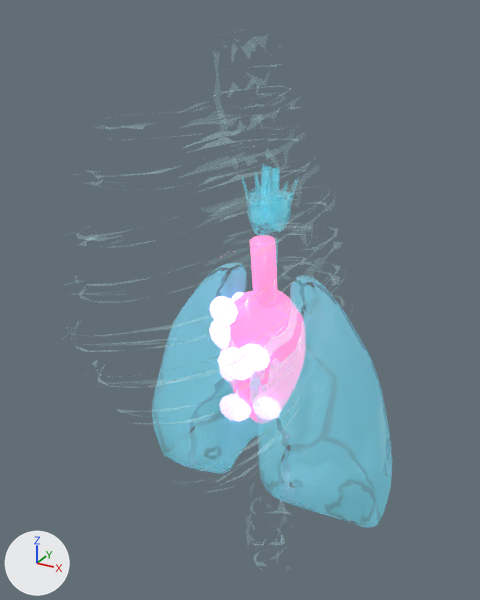
What one commit did to the glTF model app/public/assets/models/custom/heart-anatomical.glb.
The view is the same before and after, from a 50 mm camera at (0.872, -1.797, 2.005) aimed at (-0.13, 0.025, 1.094). Lighting does not change. The marker at lower left points along +X, +Y and +Z. The older version comes first. Where no turn or scale is listed for an object, it has been applied to the vertices. Vertices at exactly the same position are counted once.

Names of what the first picture shows: 'AmyloidAnat_0', 'AmyloidAnat_2', 'AmyloidAnat_3', 'AmyloidAnat_5', 'AmyloidAnat_6', 'AmyloidAnat_7', 'AmyloidAnat_8', 'AortaAnat', 'Heart', 'Lungs', 'Ribcage'.
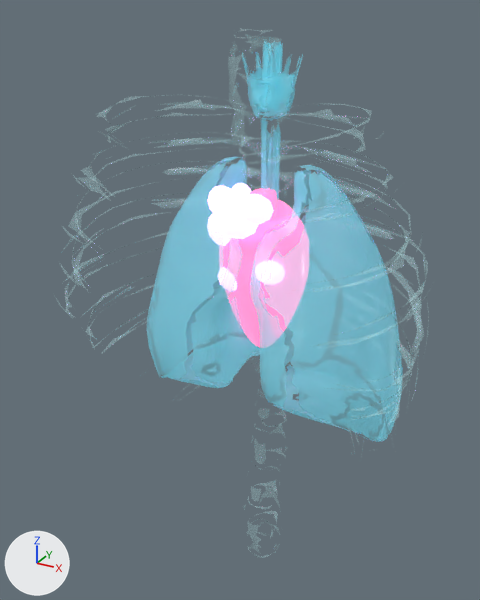
What differs and where, as boxes [x1, y1, x2, y2] in the pictures (480 x 600 px):
'Lungs', moved: before [152, 163, 393, 528]; after [147, 41, 403, 442]
'Ribcage', moved, turned: before [62, 28, 353, 572]; after [54, 28, 435, 558]
'Heart', moved: before [224, 290, 304, 422]; after [223, 200, 304, 347]
'AmyloidAnat_5', moved: before [219, 347, 252, 380]; after [215, 202, 259, 239]
'AmyloidAnat_8', moved: before [237, 344, 270, 372]; after [237, 194, 274, 224]
'AmyloidAnat_2', moved: before [210, 296, 238, 326]; after [207, 185, 238, 215]
'AmyloidAnat_0', moved: before [211, 320, 231, 349]; after [208, 214, 230, 246]
'AmyloidAnat_7', moved (mostly hidden afterwards): before [230, 396, 252, 421]; after [219, 267, 237, 290]
'AmyloidAnat_3', moved: before [232, 292, 244, 302]; after [231, 183, 251, 202]
'AmyloidAnat_6', moved: before [253, 397, 277, 418]; after [261, 260, 271, 283]

The change, as a list of edits to the scene's bpy script:
```text
Change me_pcube1_skellybone_0:
    remove me_pcube1_skellybone_0.from_pydata(...)  # 3306 vertices, 2649 faces; spans x -0.5..0.24, y -0.59..0.62, z 0.01..1.95
    add me_pcube1_skellybone_0.from_pydata(...)  # 3306 vertices, 2649 faces; spans x -0.53..0.68, y -0.47..0.27, z -0.97..0.97
    me_pcube1_skellybone_0 part 1: the whole mesh is turned 90 degrees about the z axis through its middle, then moved by (0.2, -0.11, -0.98)
Change me_object_0:
    remove me_object_0.from_pydata(...)  # 3386 vertices, 3922 faces; spans x -0.471..0.447, y -0.251..0.246, z 0.379..1.574
    add me_object_0.from_pydata(...)  # 3386 vertices, 3922 faces; spans x -0.459..0.459, y -0.248..0.248, z -0.248..0.948
    me_object_0 part 2: the whole mesh is moved by (0.012, 0.003, -0.627)
Change me_sphere:
    remove me_sphere.from_pydata(...)  # 3682 vertices, 7360 faces; spans x -0.168..0.128, y -0.142..0.102, z 0.662..1.168
    add me_sphere.from_pydata(...)  # 3682 vertices, 7360 faces; spans x -0.148..0.148, y -0.122..0.122, z 0.047..0.553
    me_sphere part 3: the whole mesh is moved by (0.02, 0.02, -0.615)
Change me_sphere_001:
    remove me_sphere_001.from_pydata(...)  # 52 vertices, 100 faces; spans x -0.1716..-0.0594, y -0.1339..-0.0749, z 0.9679..1.086
    add me_sphere_001.from_pydata(...)  # 52 vertices, 100 faces; spans x -0.0561..0.0561, y -0.0295..0.0295, z 0.301..0.419
    me_sphere_001 part 4: the whole mesh is moved by (0.1155, 0.1044, -0.667)
Change me_sphere_003:
    remove me_sphere_003.from_pydata(...)  # 52 vertices, 100 faces; spans x -0.1633..-0.066, y -0.1381..-0.0869, z 1.0604..1.1628
    add me_sphere_003.from_pydata(...)  # 52 vertices, 100 faces; spans x -0.0487..0.0487, y -0.0256..0.0256, z 0.3088..0.4112
    me_sphere_003 part 5: the whole mesh is moved by (0.1146, 0.1125, -0.7516)
Change me_sphere_004:
    remove me_sphere_004.from_pydata(...)  # 52 vertices, 100 faces; spans x -0.1194..-0.0491, y -0.0689..-0.0319, z 1.0865..1.1604
    add me_sphere_004.from_pydata(...)  # 52 vertices, 100 faces; spans x -0.0351..0.0351, y -0.0185..0.0185, z 0.323..0.397
    me_sphere_004 part 6: the whole mesh is moved by (0.0842, 0.0504, -0.7635)
Change me_icosphere:
    remove me_icosphere.from_pydata(...)  # 42 vertices, 80 faces; spans x -0.0666..0.0666, y -0.049..0.049, z -0.056..0.056
    add me_icosphere.from_pydata(...)  # 42 vertices, 80 faces; spans x -0.0666..0.0666, y -0.049..0.049, z 0.424..0.536
    me_icosphere part 7: the whole mesh is moved by (0.0, 0.0, 0.48)
Change me_icosphere_001:
    remove me_icosphere_001.from_pydata(...)  # 42 vertices, 80 faces; spans x -0.0476..0.0476, y -0.035..0.035, z -0.04..0.04
    add me_icosphere_001.from_pydata(...)  # 42 vertices, 80 faces; spans x -0.0476..0.0476, y -0.035..0.035, z 0.44..0.52
    me_icosphere_001 part 8: the whole mesh is moved by (0.0, 0.0, 0.48)
Change me_icosphere_002:
    remove me_icosphere_002.from_pydata(...)  # 42 vertices, 80 faces; spans x -0.0571..0.0571, y -0.042..0.042, z -0.048..0.048
    add me_icosphere_002.from_pydata(...)  # 42 vertices, 80 faces; spans x -0.0571..0.0571, y -0.042..0.042, z 0.432..0.528
    me_icosphere_002 part 9: the whole mesh is moved by (0.0, 0.0, 0.48)
Change me_icosphere_003:
    remove me_icosphere_003.from_pydata(...)  # 42 vertices, 80 faces; spans x -0.0533..0.0533, y -0.0392..0.0392, z -0.0448..0.0448
    add me_icosphere_003.from_pydata(...)  # 42 vertices, 80 faces; spans x -0.0533..0.0533, y -0.0392..0.0392, z 0.4352..0.5248
    me_icosphere_003 part 10: the whole mesh is moved by (0.0, 0.0, 0.48)
Change ob_ribcage:
    ob_ribcage.location: (0.0, 0.0, 0.0) -> (-0.127, 0.012, 0.983)
Change ob_lungs:
    ob_lungs.location: (0.0, 0.0, 0.0) -> (-0.012, -0.003, 0.977)
Change ob_heart:
    ob_heart.location: (0.0, 0.0, 0.0) -> (-0.02, -0.02, 0.915)
Change ob_amyloidanat_0:
    ob_amyloidanat_0.location: (0.0, 0.0, 0.0) -> (-0.115, -0.104, 1.027)
Change ob_amyloidanat_2:
    ob_amyloidanat_2.location: (0.0, 0.0, 0.0) -> (-0.115, -0.113, 1.112)
Change ob_amyloidanat_3:
    ob_amyloidanat_3.location: (0.0, 0.0, 0.0) -> (-0.084, -0.05, 1.123)
```
